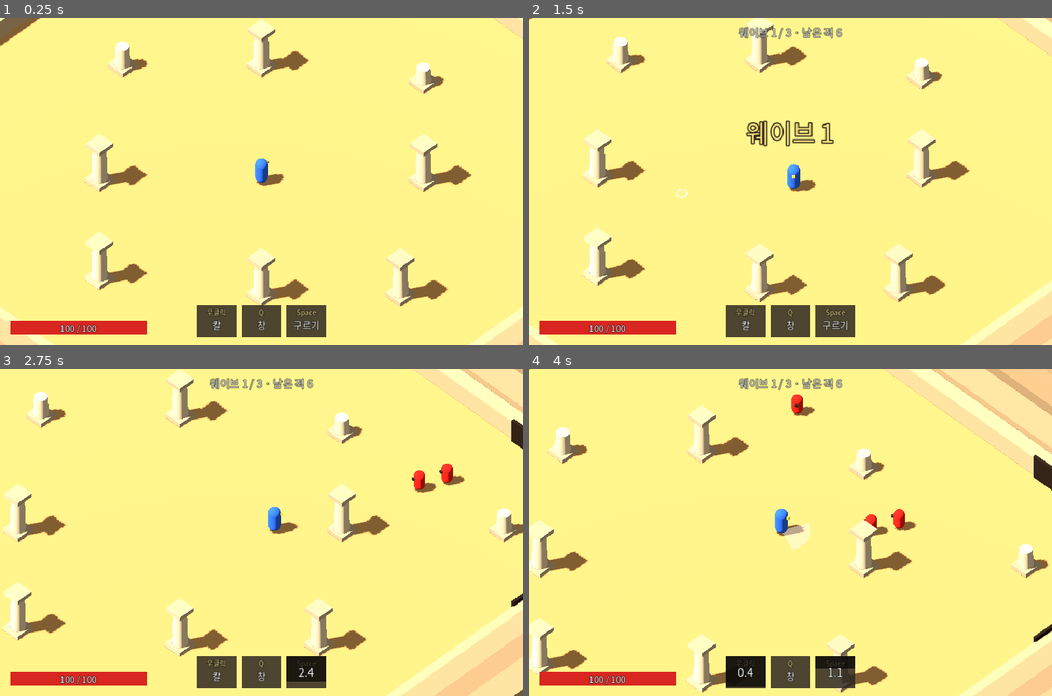
Above: before the commit, frames 1-4 (two rows, left to right).
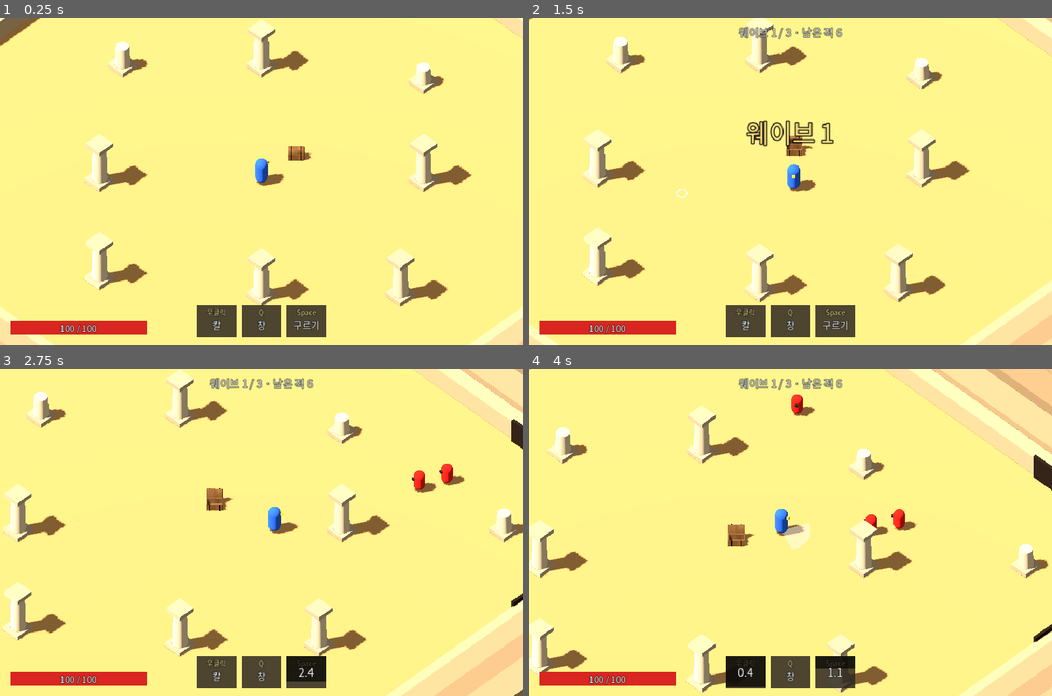
Above: after the commit, the same moments.

Repository: battleboomb/Arena3D
Game: Godot game, scene res://scenes/Main.tscn
Same seed, same stepped clock (60 frames per second), same inputs: the game is played once before the commit and once after it.
Inputs (mouse positions are in pixels of both pictures, inside the frame that each line leads up to):
- Up to frame 1 (0.25 s): no input
- Up to frame 2 (1.5 s): tap Enter at 0.5 s; move the mouse to (905, 165) at 0.52 s; hold D (move_right) 0.53-1.28 s; hold Right mouse button (attack_melee) 0.53-1.28 s; click (905, 165) at 0.67 s; move the mouse to (685, 197) at 1.27 s; hold S (move_down) from 1.28 s (still down); click (685, 197) at 1.35 s
- Up to frame 3 (2.75 s): move the mouse to (313, 460) at 2.02 s; release S (move_down) at 2.03 s; hold D (move_right) from 2.03 s (still down); tap Space (roll) at 2.1 s
- Up to frame 4 (4 s): move the mouse to (764, 597) at 2.77 s; release D (move_right) at 2.78 s; hold W (move_up) 2.78-3.53 s; tap Q (throw_spear) at 2.85 s; click (764, 597) at 2.92 s; move the mouse to (947, 581) at 3.52 s; hold A (move_left) from 3.53 s (still down); hold Right mouse button (attack_melee) from 3.53 s (still down)

The runs differ from the first frame. In frame 1, 0.2% of the frame differs, in the area x 55-60%, y 39-44%; in frame 2, 0.2%; in frame 3, 0.3%; in frame 4, 0.3%, in the area x 38-44%, y 47-55%.

Commit message:
보물상자 추가: 가까이 가면 열림
Co-Authored-By: Claude Opus 5.5 <noreply@anthropic.com>

Diff:
--- /dev/null
+++ b/scenes/Chest.tscn
@@ -0,0 +1,32 @@
+[gd_scene format=3]
+
+[ext_resource type="Script" path="res://scripts/Chest.gd" id="1_script"]
+[ext_resource type="PackedScene" path="res://assets/environment/chest.glb" id="2_model"]
+
+[sub_resource type="BoxShape3D" id="BoxShape3D_body"]
+size = Vector3(1, 0.8, 0.6)
+
+[sub_resource type="SphereShape3D" id="SphereShape3D_open"]
+radius = 2.0
+
+[node name="Chest" type="Node3D"]
+script = ExtResource("1_script")
+
+[node name="Model" parent="." instance=ExtResource("2_model")]
+
+[node name="Body" type="StaticBody3D" parent="."]
+collision_layer = 1
+collision_mask = 0
+
+[node name="CollisionShape3D" type="CollisionShape3D" parent="Body"]
+transform = Transform3D(1, 0, 0, 0, 1, 0, 0, 0, 1, 0, 0.4, 0)
+shape = SubResource("BoxShape3D_body")
+
+[node name="OpenArea" type="Area3D" parent="."]
+collision_layer = 0
+collision_mask = 2
+monitorable = false
+
+[node name="CollisionShape3D" type="CollisionShape3D" parent="OpenArea"]
+transform = Transform3D(1, 0, 0, 0, 1, 0, 0, 0, 1, 0, 0.9, 0)
+shape = SubResource("SphereShape3D_open")
--- a/scenes/Main.tscn
+++ b/scenes/Main.tscn
@@ -11,6 +11,7 @@
 [ext_resource type="PackedScene" path="res://scenes/BruteEnemy.tscn" id="9_brute"]
 [ext_resource type="PackedScene" path="res://scenes/Spear.tscn" id="10_spear"]
 [ext_resource type="PackedScene" path="res://scenes/EnemyArrow.tscn" id="11_arrow"]
+[ext_resource type="PackedScene" path="res://scenes/Chest.tscn" id="12_chest"]
 
 [sub_resource type="StandardMaterial3D" id="Mat_sand"]
 albedo_color = Color(0.76, 0.62, 0.42, 1)
@@ -313,6 +314,9 @@
 light_energy = 0.7
 shadow_enabled = true
 directional_shadow_max_distance = 60.0
+
+[node name="Chest" parent="World" instance=ExtResource("12_chest")]
+transform = Transform3D(0.707107, 0, 0.707107, 0, 1, 0, -0.707107, 0, 0.707107, 0, 0, -3)
 
 [node name="Effects" type="Node3D" parent="."]
 script = ExtResource("2_effects")
--- /dev/null
+++ b/scripts/Chest.gd
@@ -0,0 +1,19 @@
+extends Node3D
+## 보물상자: 플레이어가 감지 영역에 들어오면 뚜껑 여는 애니메이션을 한 번만 재생한다.
+
+@export var open_animation := "open"
+
+var _opened := false
+
+@onready var _animation: AnimationPlayer = $Model/AnimationPlayer
+
+
+func _ready() -> void:
+	$OpenArea.body_entered.connect(_on_body_entered)
+
+
+func _on_body_entered(body: Node3D) -> void:
+	if _opened or not body is Player:
+		return
+	_opened = true
+	_animation.play(open_animation)
Binary file added: assets/environment/chest.glb
Not shown, added: assets/environment/chest.glb.import
Binary file added: assets/environment/chest_wood_planks_Diffuse_1k.jpg
Not shown, added: assets/environment/chest_wood_planks_Diffuse_1k.jpg.import
Binary file added: assets/environment/chest_wood_planks_Rough_1k.png
Not shown, added: assets/environment/chest_wood_planks_Rough_1k.png.import
Binary file added: assets/environment/chest_wood_planks_nor_gl_1k.jpg
Not shown, added: assets/environment/chest_wood_planks_nor_gl_1k.jpg.import
